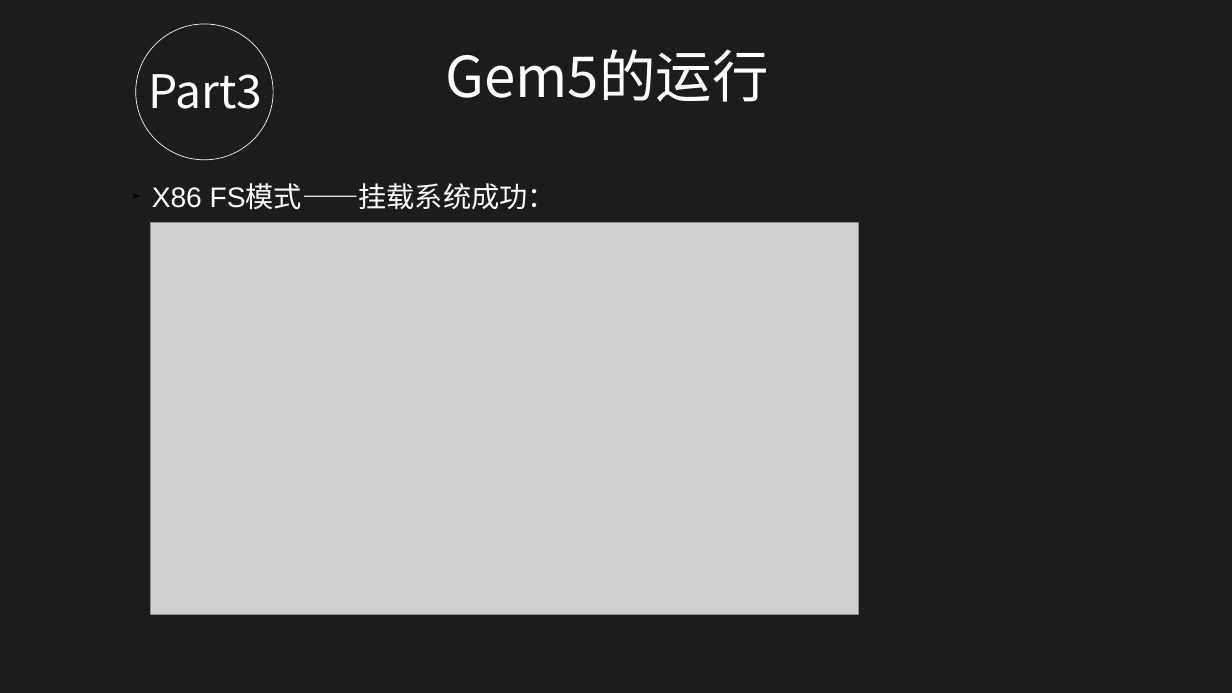
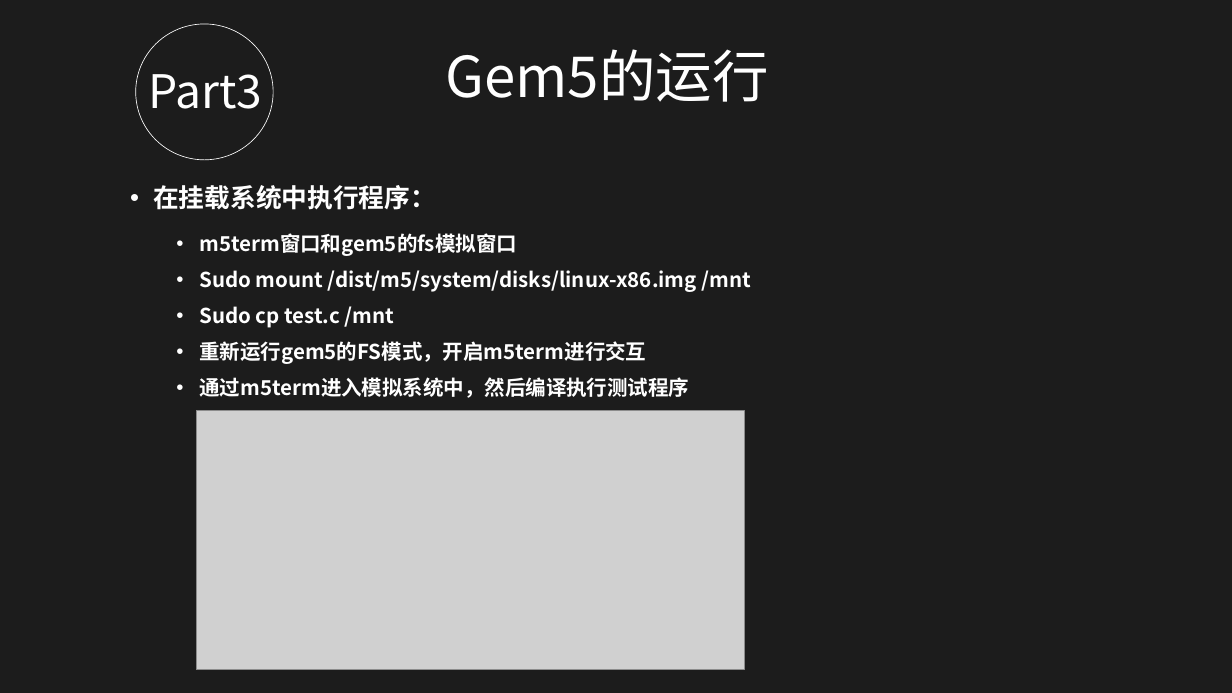
Before and after one commit to oliverxyy/gem5-source-code-learning, a slide deck: slide 23 of doc/gem5.pptx. Drawn at 1232x693 pixels with LibreOffice and Linux fonts; fonts in the diff are those of the drawing; grey boxes stand for pictures; background and template pictures are left out; a plain dark background stands for a picture behind light text. Boxes give left, top, right and bottom in pixels: in the first picture for what was removed or moved away, otherwise in the second. Text is boxed around its words. In the diff, an @@ line names an element or a change of style, - is before the commit and + after.

```diff
--- a/doc/gem5.pptx
+++ b/doc/gem5.pptx
@@ text removed at (x1=152, y1=185, x2=556, y2=210) @@
-➢ X86 FS模式——挂载系统成功：
@@ text added at (x1=153, y1=185, x2=436, y2=210), 20 pt, text #FFFFFF, bold @@
+• 在挂载系统中执行程序：
@@ picture removed at (x1=150, y1=223, x2=859, y2=615) @@
@@ text added at (x1=199, y1=233, x2=750, y2=398), 16 pt, text #FFFFFF, bold @@
+  • m5term窗口和gem5的fs模拟窗口
+  • Sudo mount /dist/m5/system/disks/linux-x86.img /mnt
+  • Sudo cp test.c /mnt
+  • 重新运行gem5的FS模式，开启m5term进行交互
+  • 通过m5term进入模拟系统中，然后编译执行测试程序
@@ picture added at (x1=196, y1=411, x2=744, y2=670) @@
```
Also in this commit, not shown: 3 other slides changed, 1 slide added, 1 slide removed.
